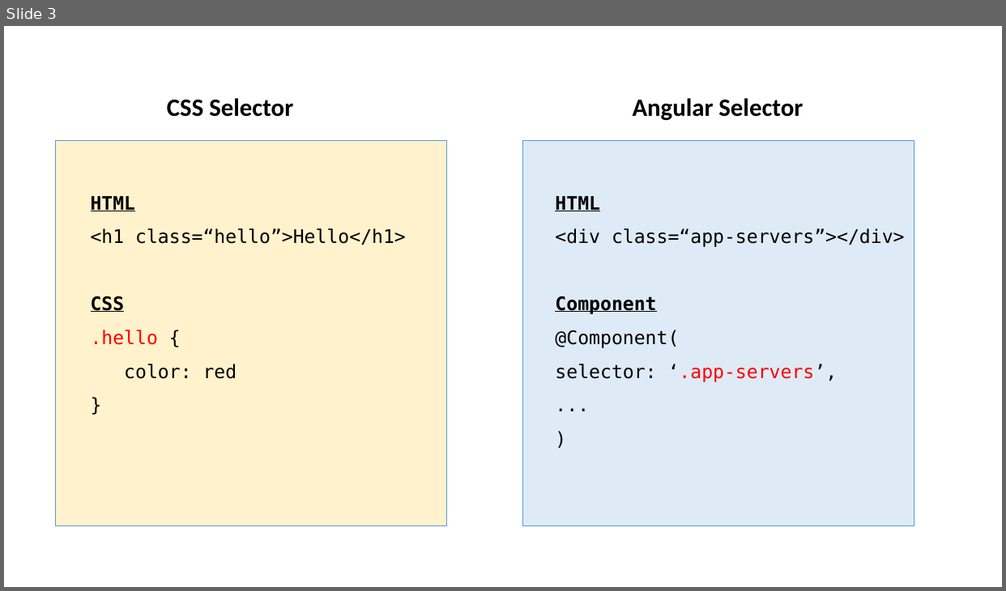
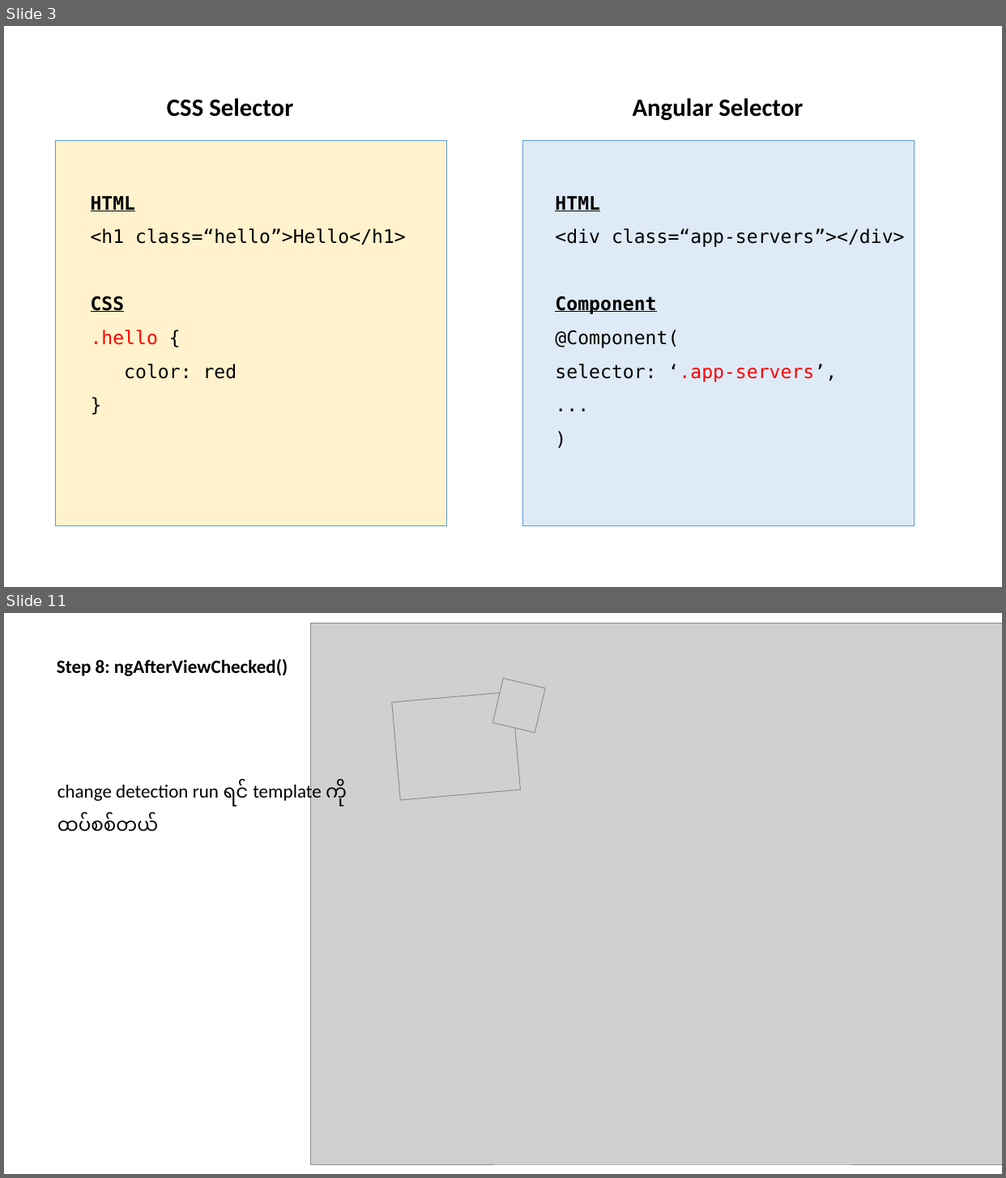
Before and after one commit to yeminko/angular-training, a slide deck: Resources/Notes.pptx. Shown one above the other, each under a label of ours: slide 3 before the commit, slides 3 and 11 after it; the slides between them are not shown. The pictures are 1006x591 and 1006x1178 pixels, drawn with LibreOffice and Linux fonts; fonts in the diff are those of the drawing; grey boxes stand for pictures. Boxes give left, top, right and bottom in pixels: in the first picture for what was removed or moved away, otherwise in the second. Text is boxed around its words. In the diff, an @@ line names an element or a change of style, - is before the commit and + after.

```diff
--- a/Resources/Notes.pptx
+++ b/Resources/Notes.pptx
@@ slide 11 added at box(4, 613, 1002, 1174), background #FFFFFF @@
@@ picture added at box(311, 623, 1002, 1165) @@
@@ text added at box(57, 659, 288, 676), 18 pt, text #000000, bold @@
+Step 8: ngAfterViewChecked()
@@ picture added at box(492, 679, 545, 733) @@
@@ picture added at box(391, 692, 520, 800) @@
@@ text added at box(57, 779, 347, 832), 18 pt, text #000000 @@
+change detection run ရင် template ကို ထပ်စစ်တယ်
```
Also in this commit, not shown: 8 other slides added, 47 other files.
